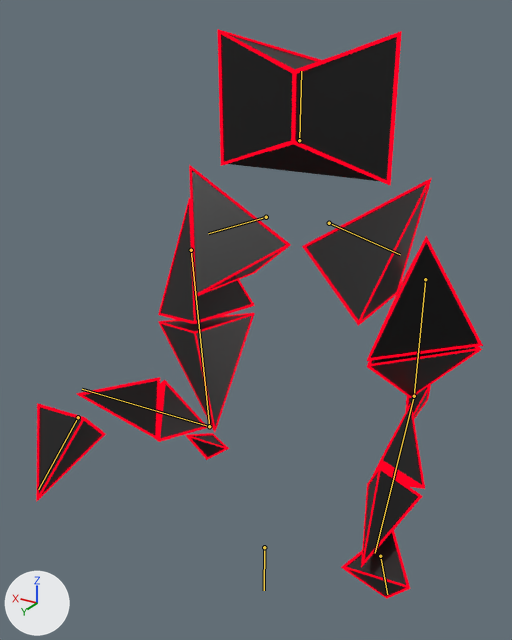
The Blender file Archivos 3D/Sin Terminar/DANI ENEMIGOS/ENEMIGO1/ENEMIGO_Anim_Rafik.blend: old version first, new version second.
Rendered twice from a camera (50 mm lens) standing at (-1.34, 2.31, -0.06) and looking at (0.06, -0.02, -1.22). Arrows for +X, +Y and +Z are at lower left; the lights stay in place. Both versions are drawn at frame 5 of the action 'EsqueletoAction.001'; the numbers are the values there. The bones that bend it are drawn over the model as lines.

The first picture shows 'Cuerpo.003'.
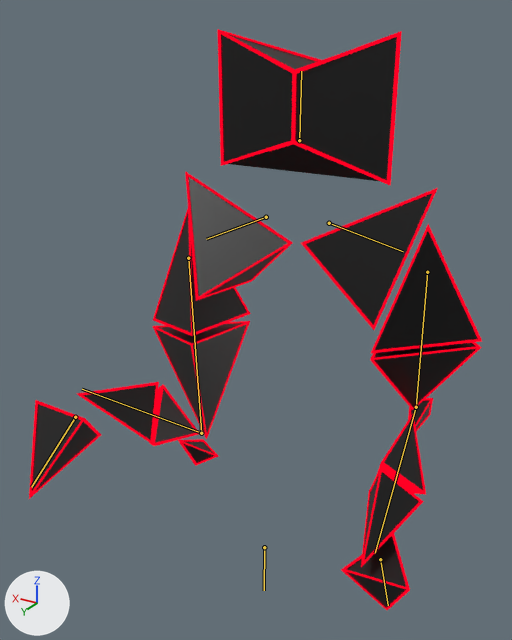
Commit message: Boos anim

Changed parts and their boxes (x1, y1, x2, y2) in the pictures (512 x 640 px):
'Cuerpo.003', posed: before (36, 29, 483, 599); after (29, 29, 482, 610)
bone 'Cintura R', root to tip: before (329, 223) to (400, 254); after (329, 223) to (403, 251)
bone 'Cintura L', root to tip: before (266, 217) to (208, 233); after (266, 217) to (206, 239)

The change in detail:
Bone 'Cintura R' (bone_cintura_r) turns from (0, 0, 0) to (20, 14, 10) degrees about its own x, y and z.
Bone 'Cintura L' (bone_cintura_l) turns from (0, 0, -6) to (-5, 2, -10) degrees about its own x, y and z.
